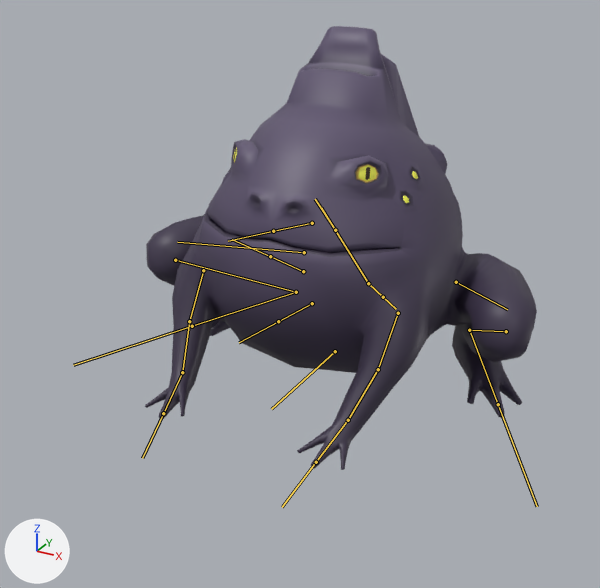
The FBX model Assets/Animation/Boss01/A_Boss01_Stiff02.fbx as it was, and as the next commit left it.
The view is the same before and after, from a camera (50 mm lens) standing at (3.81, -7.78, 4.53) and looking at (-0.05, -0.77, 1.02). Lighting does not change. The marker at lower left points along +X, +Y and +Z. The bones that bend it are drawn over the model as lines.

Objects in the first picture: 'MS_Boss01_Default01'.
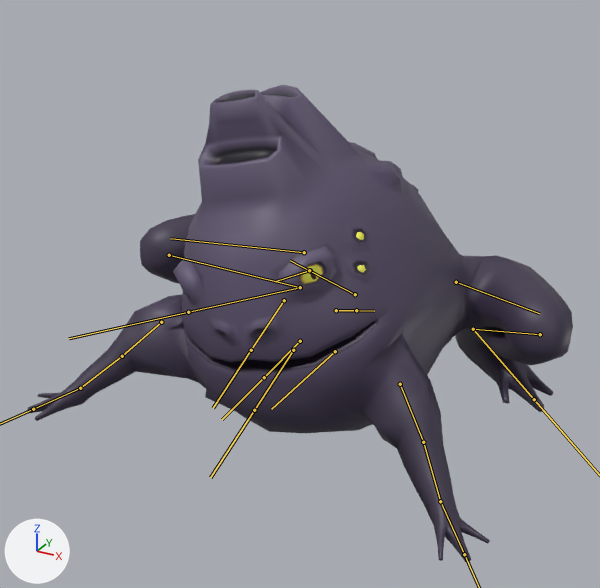
The newer file adds an action. The first version stands in its rest pose; the second is drawn at frame 11 of the action 'A_Boss01_Stiff02'.

Changed parts and their boxes [x1, y1, x2, y2] in the pictures (600 x 588 px):
'MS_Boss01_Default01', posed (39% wider, 7% taller)
    before: [145, 26, 537, 470]
    after: [27, 85, 573, 562]
bone 'Hips', root to tip
    before: (368, 283) to (383, 297)
    after: (336, 310) to (356, 310)
bone 'Thigh.L', root to tip
    before: (456, 282) to (507, 309)
    after: (456, 282) to (539, 313)
bone 'Calf.L', root to tip
    before: (506, 331) to (469, 330)
    after: (540, 334) to (473, 329)
bone 'Toe.L', root to tip
    before: (469, 330) to (498, 404)
    after: (473, 329) to (534, 399)
bone 'Thigh.R', root to tip
    before: (304, 252) to (177, 242)
    after: (304, 252) to (170, 238)
bone 'Toe.R', root to tip
    before: (296, 292) to (192, 326)
    after: (300, 287) to (188, 312)
bone 'Spine.01', root to tip
    before: (368, 283) to (321, 208)
    after: (355, 294) to (290, 260)
bone 'Bicep.L', root to tip
    before: (398, 313) to (378, 369)
    after: (400, 384) to (423, 442)
bone 'Foream.L', root to tip
    before: (378, 369) to (348, 420)
    after: (423, 442) to (440, 501)
bone 'Hand.L', root to tip
    before: (348, 420) to (316, 462)
    after: (440, 501) to (464, 554)
bone 'Bicep.R', root to tip
    before: (203, 270) to (189, 321)
    after: (161, 322) to (122, 356)
bone 'Foream.R', root to tip
    before: (189, 321) to (182, 372)
    after: (122, 356) to (80, 388)
bone 'Hand.R', root to tip
    before: (182, 372) to (163, 413)
    after: (80, 388) to (33, 409)
bone 'Spine.02', root to tip
    before: (335, 230) to (315, 199)
    after: (309, 270) to (275, 281)
bone 'Mouth.top', root to tip
    before: (312, 223) to (273, 231)
    after: (284, 300) to (251, 350)
bone 'Throat', root to tip
    before: (312, 303) to (278, 321)
    after: (293, 350) to (254, 410)

The edits, one by one:
Bone 'Hips' (bone_hips) moves from (0.0, 0.0, 0.0) to (0.0, -0.71, -0.54).
Bone 'Hips' (bone_hips) turns from (0, 0, 0) to (15, 0, 0) degrees about its own x, y and z.
Bone 'Thigh.L' (bone_thigh_l) turns from (0, 0, 0) to (2, 9, -11) degrees about its own x, y and z.
Bone 'Calf.L' (bone_calf_l) turns from (0, 0, 0) to (-2, 0, 0) degrees about its own x, y and z.
Bone 'Toe.L' (bone_toe_l) turns from (0, 0, 0) to (-2, -1, 0) degrees about its own x, y and z.
Bone 'Thigh.R' (bone_thigh_r) turns from (0, 0, 0) to (2, -9, 11) degrees about its own x, y and z.
Bone 'Toe.R' (bone_toe_r) turns from (0, 0, 0) to (-2, 1, 0) degrees about its own x, y and z.
Bone 'Spine.01' (bone_spine_01) moves from (0.0, 0.0, 0.0) to (0.0, 0.26, 0.27).
Bone 'Spine.01' (bone_spine_01) turns from (0, 0, 0) to (14, 0, 0) degrees about its own x, y and z.
Bone 'Bicep.L' (bone_bicep_l) moves from (0.0, 0.0, 0.0) to (0.24, -0.01, 0.0).
Bone 'Bicep.L' (bone_bicep_l) turns from (0, 0, 0) to (-18, -56, -27) degrees about its own x, y and z.
Bone 'Foream.L' (bone_foream_l) turns from (0, 0, 0) to (-3, 1, 0) degrees about its own x, y and z.
Bone 'Hand.L' (bone_hand_l) turns from (0, 0, 0) to (10, 13, 8) degrees about its own x, y and z.
Bone 'Bicep.R' (bone_bicep_r) moves from (0.0, 0.0, 0.0) to (-0.24, -0.01, 0.0).
Bone 'Bicep.R' (bone_bicep_r) turns from (0, 0, 0) to (-21, 55, 24) degrees about its own x, y and z.
Bone 'Foream.R' (bone_foream_r) turns from (0, 0, 0) to (-3, -1, 0) degrees about its own x, y and z.
Bone 'Hand.R' (bone_hand_r) turns from (0, 0, 0) to (10, -13, -8) degrees about its own x, y and z.
Bone 'Spine.02' (bone_spine_02) turns from (0, 0, 0) to (21, 12, 7) degrees about its own x, y and z.
Bone 'Mouth.top' (bone_mouth_top) turns from (0, 0, 0) to (-9, -1, -2) degrees about its own x, y and z.
Bone 'Throat' (bone_throat) turns from (0, 0, 0) to (14, 0, 0) degrees about its own x, y and z.
Bone 'Throat' (bone_throat) is rescaled from (1.0, 1.0, 1.0) to (1.17, 1.17, 1.17).
